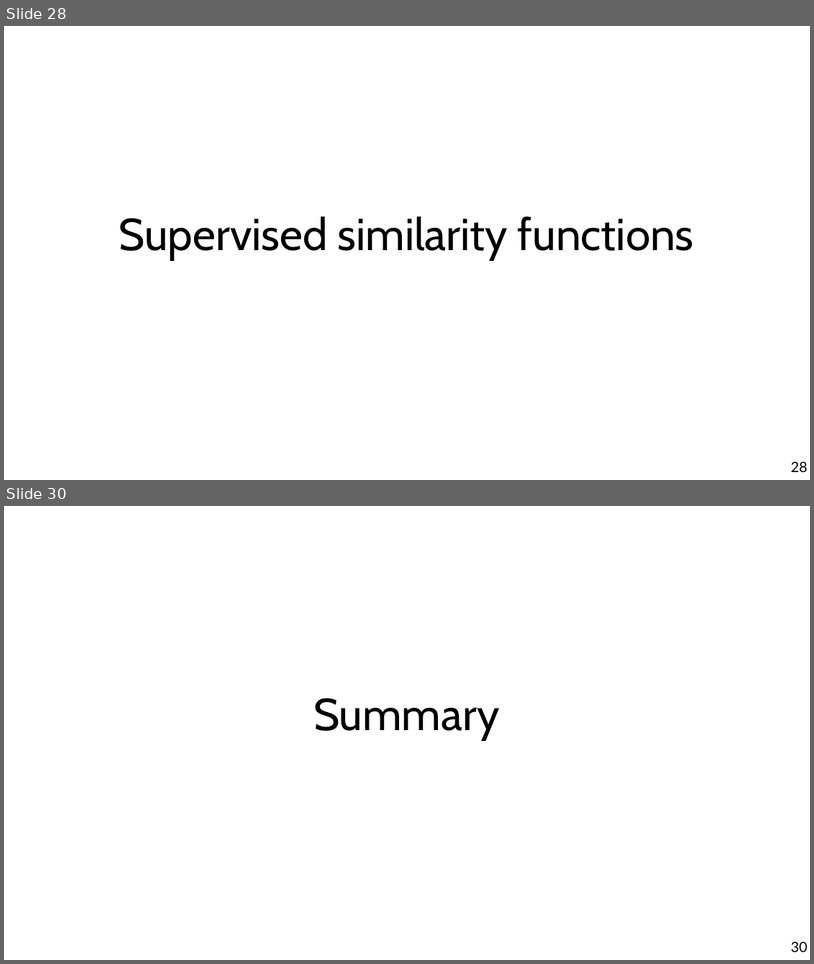
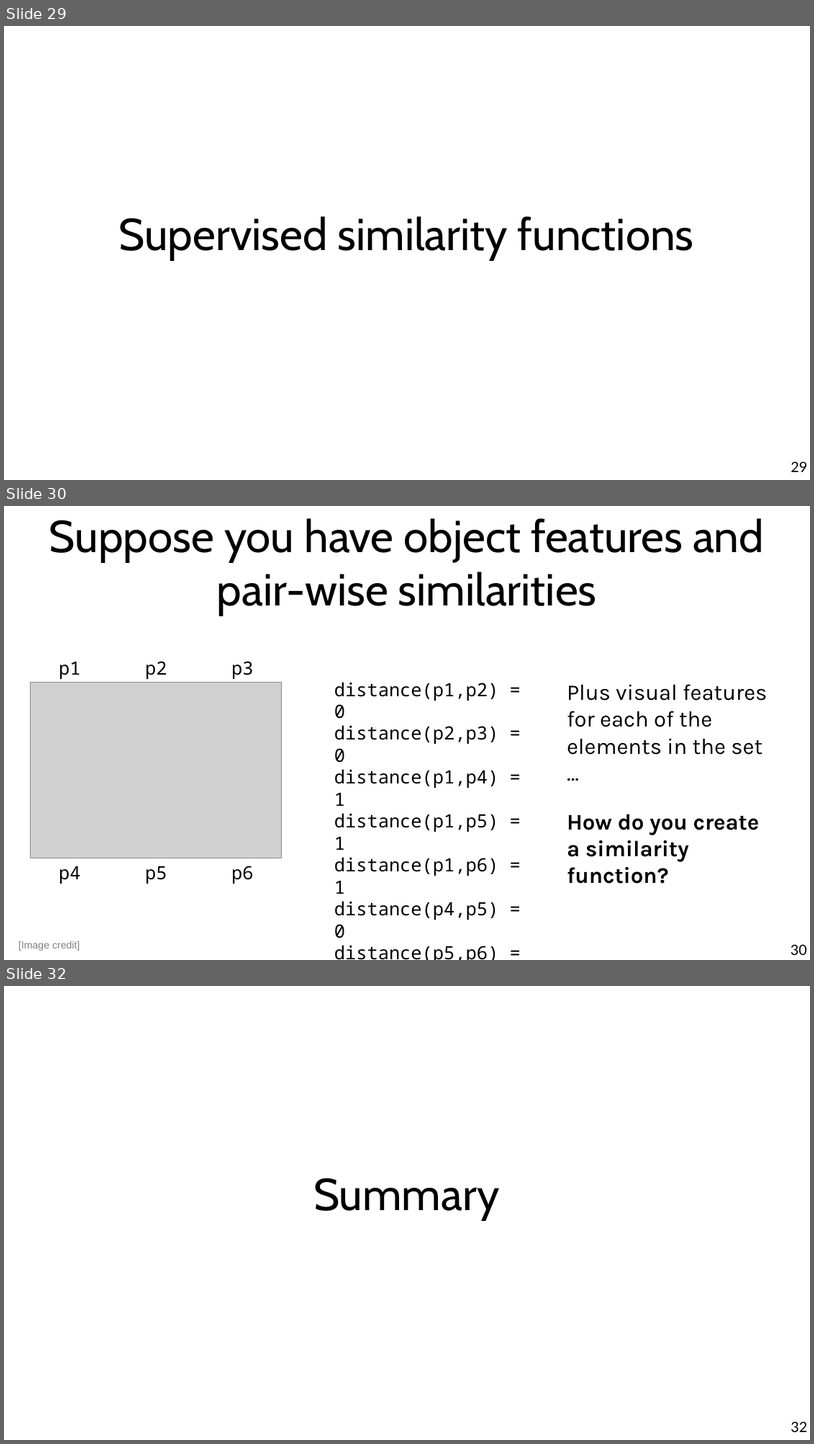
Before and after one commit to chatox/data-mining-course, a slide deck: theory/odp/tt07_sim_beyond_numerical.odp. Shown one above the other, each under a label of ours: slides 28 and 30 before the commit, slides 29, 30 and 32 after it; the slides between them are not shown. The pictures are 814x964 and 814x1444 pixels, drawn with LibreOffice and Linux fonts; fonts in the diff are those of the drawing; grey boxes stand for pictures. Boxes give left, top, right and bottom in pixels: in the first picture for what was removed or moved away, otherwise in the second. Text is boxed around its words. In the diff, an @@ line names an element or a change of style, - is before the commit and + after.

```diff
--- a/theory/odp/tt07_sim_beyond_numerical.odp
+++ b/theory/odp/tt07_sim_beyond_numerical.odp
@@ slide 30 added at box(4, 506, 810, 960), background #FFFFFF @@
@@ title added at box(49, 518, 764, 615), 44 pt, text #000000 @@
+Suppose you have object features and pair-wise similarities
@@ text added at box(59, 662, 80, 679), 18 pt, text #000000 @@
+p1
@@ text added at box(145, 661, 167, 679), 18 pt, text #000000 @@
+p2
@@ text added at box(232, 661, 253, 679), 18 pt, text #000000 @@
+p3
@@ picture added at box(31, 682, 282, 858) @@
@@ text added at box(334, 682, 499, 960), 18 pt, text #000000 @@
+distance(p1,p2) = 0
+distance(p2,p3) = 0
+distance(p1,p4) = 1
+distance(p1,p5) = 1
+distance(p1,p6) = 1
+distance(p4,p5) = 0
+distance(p5,p6) = 0
+...
@@ text added at box(567, 684, 767, 883), 22 pt, text #000000 @@
+Plus visual features for each of the elements in the set …
+How do you create a similarity function?
@@ text added at box(59, 865, 80, 883), 18 pt, text #000000 @@
+p4
@@ text added at box(145, 866, 167, 883), 18 pt, text #000000 @@
+p5
@@ text added at box(232, 865, 253, 883), 18 pt, text #000000 @@
+p6
@@ text added at box(18, 941, 80, 950), 10 pt, text #808080 @@
+[Image credit]
@@ page number added at box(791, 944, 808, 955), 14 pt, text #000000 @@
+30
@@ what was slide 28 is now slide 29 @@
@@ page number at box(791, 461, 808, 472): text changed @@
-28
+29
@@ what was slide 30 is now slide 32 @@
@@ page number at box(791, 1421, 808, 1432): text changed @@
-30
+32
```
Also in this commit, not shown: 16 slides changed, 1 other slide added, 1 other file.
